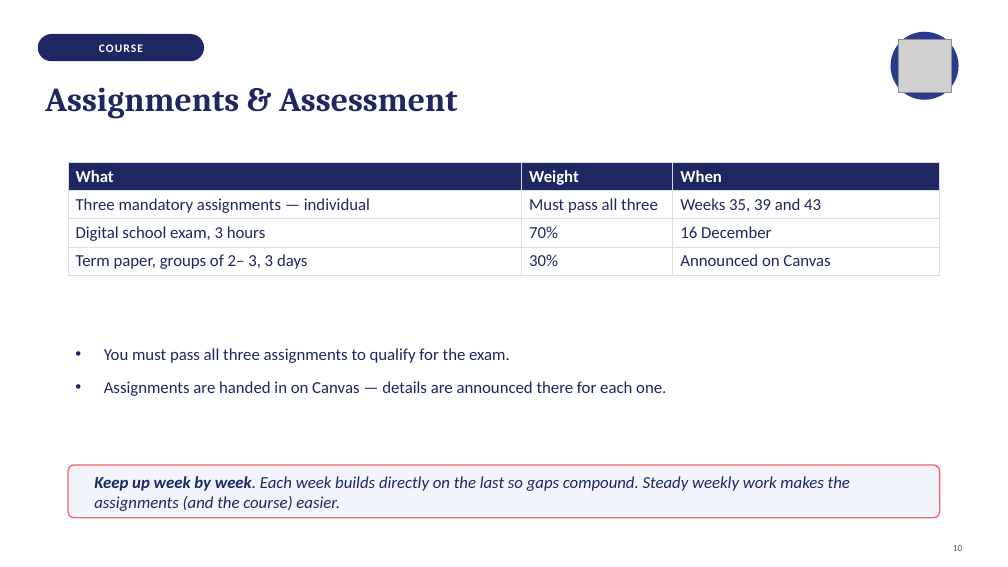
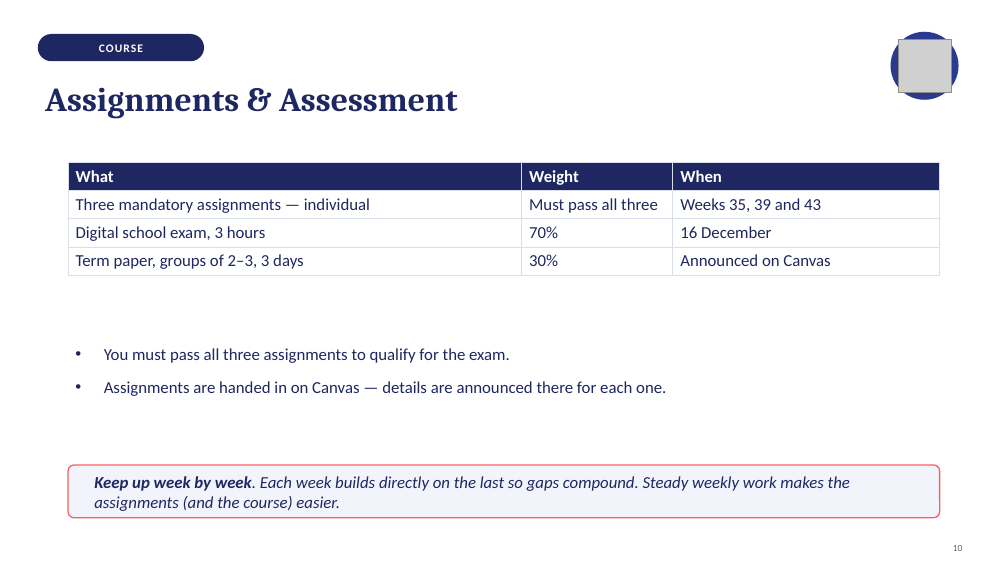
Before and after one commit to isabelhovdahl/TECH2, a slide deck: slide 11 of lectures/00-introduction.pptx. Drawn at 1008x567 pixels with LibreOffice and Linux fonts; fonts in the diff are those of the drawing; grey boxes stand for pictures. Boxes give left, top, right and bottom in pixels: in the first picture for what was removed or moved away, otherwise in the second. Text is boxed around its words. In the diff, an @@ line names an element or a change of style, - is before the commit and + after.

```diff
--- a/lectures/00-introduction.pptx
+++ b/lectures/00-introduction.pptx
@@ table at box(68, 163, 940, 274) @@
-row 4, column 1: Term paper, groups of 2– 3, 3 days
+row 4, column 1: Term paper, groups of 2–3, 3 days
```
Also in this commit, not shown: 4 other slides changed, 6 other files.
